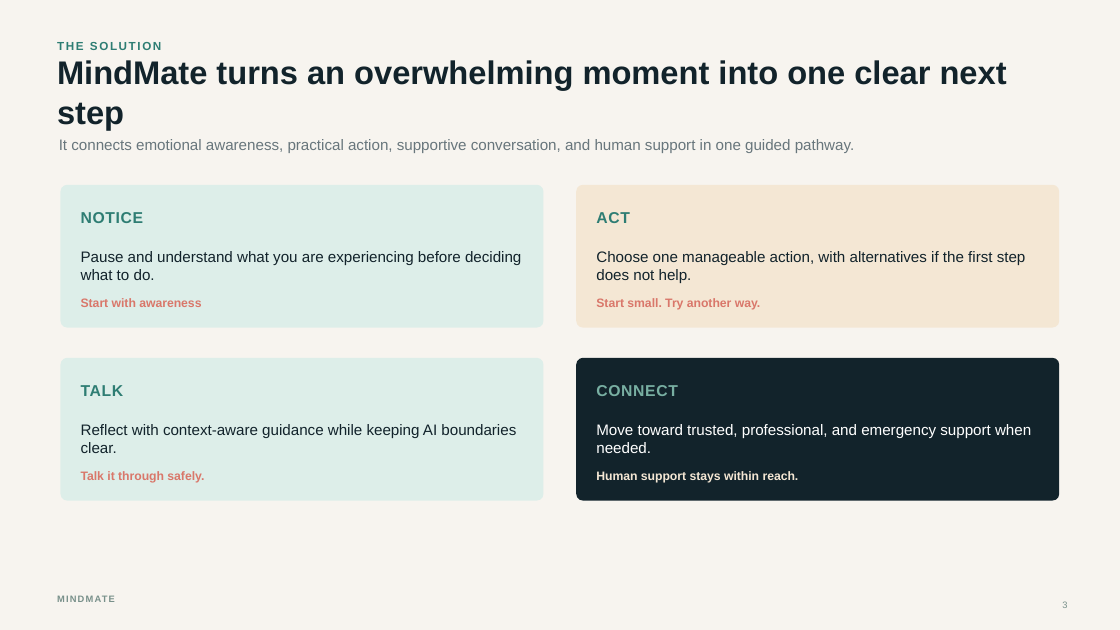
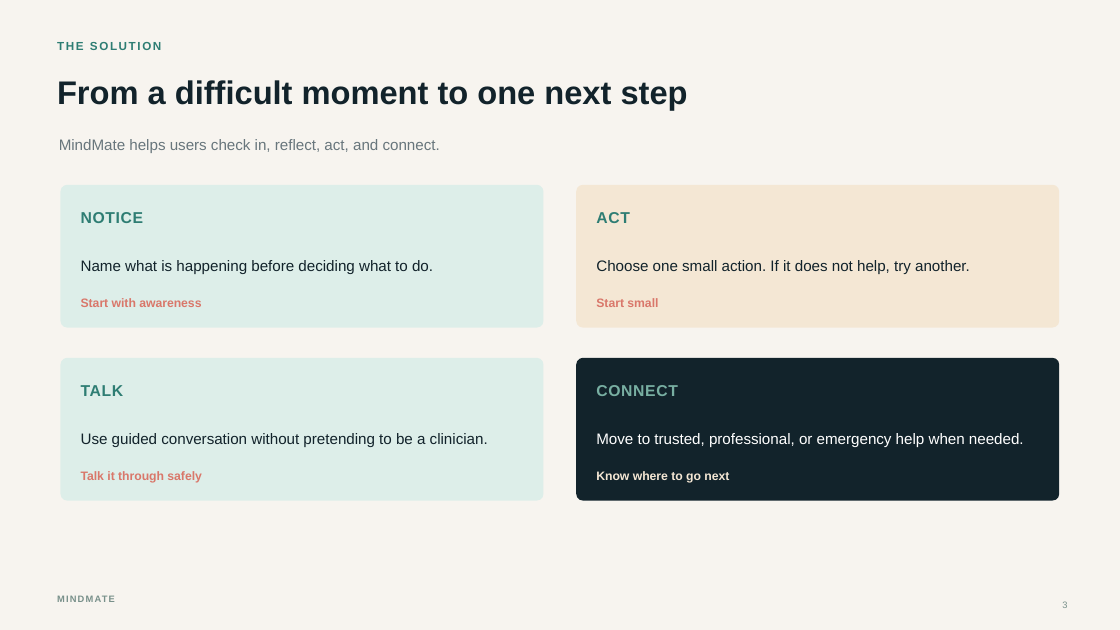
Before and after one commit to Tor3x-Coder/mindmate, a slide deck: slide 3 of presentation/MindMate_Competition_Presentation.pptx. Drawn at 1120x630 pixels with LibreOffice and Linux fonts; fonts in the diff are those of the drawing. Boxes give left, top, right and bottom in pixels: in the first picture for what was removed or moved away, otherwise in the second. Text is boxed around its words. In the diff, an @@ line names an element or a change of style, - is before the commit and + after.

```diff
--- a/presentation/MindMate_Competition_Presentation.pptx
+++ b/presentation/MindMate_Competition_Presentation.pptx
@@ text at bbox=[57, 80, 688, 110]: text changed @@
-MindMate turns an overwhelming moment into one clear next step
+From a difficult moment to one next step
@@ text at bbox=[59, 139, 440, 153]: text changed @@
-It connects emotional awareness, practical action, supportive conversation, and human support in one guided pathway.
+MindMate helps users check in, reflect, act, and connect.
@@ text at bbox=[81, 260, 433, 274]: text changed @@
-Pause and understand what you are experiencing before deciding what to do.
+Name what is happening before deciding what to do.
@@ text at bbox=[596, 260, 970, 274]: text changed @@
-Choose one manageable action, with alternatives if the first step does not help.
+Choose one small action. If it does not help, try another.
@@ text at bbox=[596, 298, 658, 307]: text changed @@
-Start small. Try another way.
+Start small
@@ text at bbox=[81, 433, 488, 447]: text changed @@
-Reflect with context-aware guidance while keeping AI boundaries clear.
+Use guided conversation without pretending to be a clinician.
@@ text at bbox=[596, 433, 1024, 447]: text changed @@
-Move toward trusted, professional, and emergency support when needed.
+Move to trusted, professional, or emergency help when needed.
@@ text at bbox=[81, 471, 201, 483]: text changed @@
-Talk it through safely.
+Talk it through safely
@@ text at bbox=[596, 471, 729, 483]: text changed @@
-Human support stays within reach.
+Know where to go next
```
Also in this commit, not shown: 4 other slides changed, 2 slides added, 2 slides removed.
